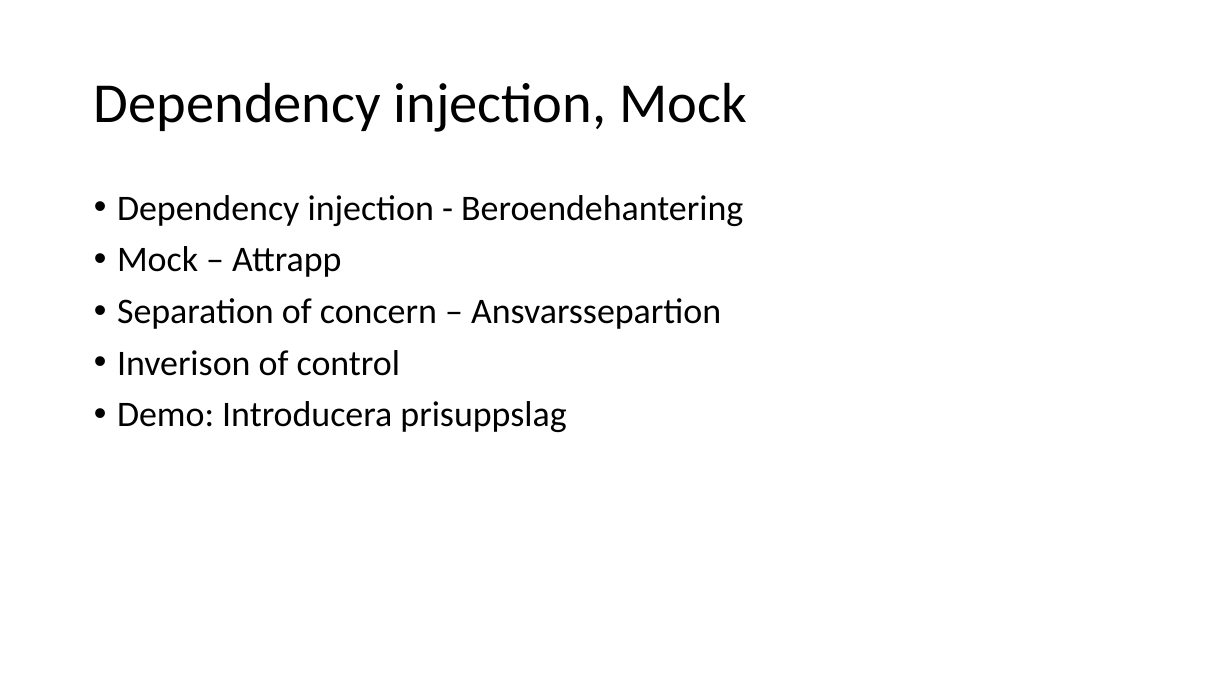
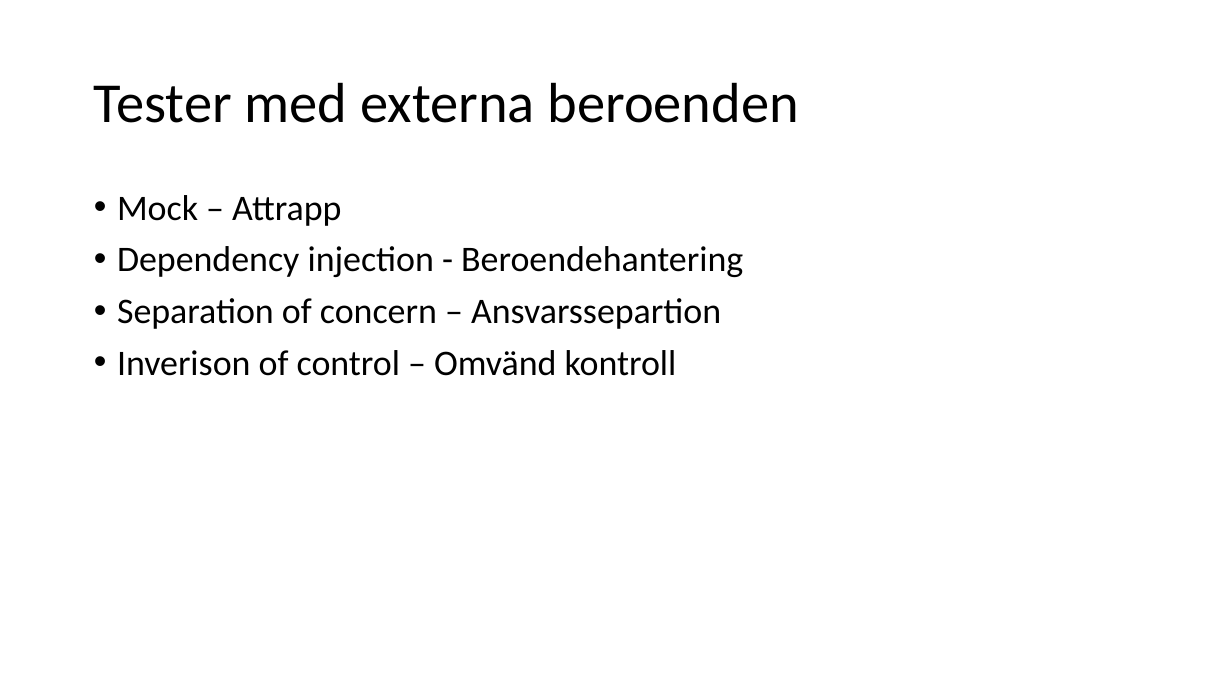
Before and after one commit to Omegapoint/tdd-lab, a slide deck: slide 5 of TDD.pptx (slide 4 before the commit). Drawn at 1232x693 pixels with LibreOffice and Linux fonts; fonts in the diff are those of the drawing. Boxes give left, top, right and bottom in pixels: in the first picture for what was removed or moved away, otherwise in the second. Text is boxed around its words. In the diff, an @@ line names an element or a change of style, - is before the commit and + after.

```diff
--- a/TDD.pptx
+++ b/TDD.pptx
@@ title at bbox=[94, 82, 799, 123]: text changed @@
-Dependency injection, Mock
+Tester med externa beroenden
@@ text at bbox=[117, 195, 341, 226]: paragraph added @@
+• Mock – Attrapp
@@ text at bbox=[117, 246, 341, 277]: paragraph removed @@
-• Mock – Attrapp
@@ text at bbox=[117, 350, 677, 376]: text changed @@
-• Inverison of control
-• Demo: Introducera prisuppslag
+• Inverison of control – Omvänd kontroll
```
Also in this commit, not shown: 2 slides added.
